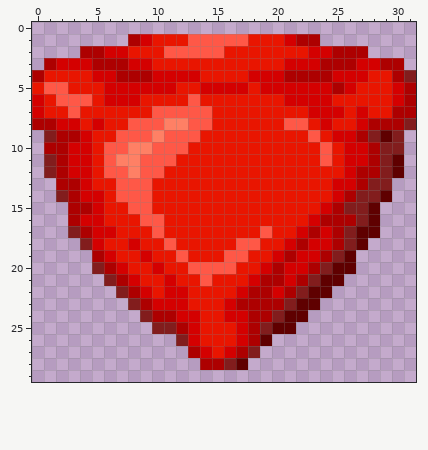
Pixel-art sprite: Assets/Sprites/Gemstones/Large/Trilliant_Large_Red.png. Above is the file before it was changed.
The file is 32x30 pixels.
After:
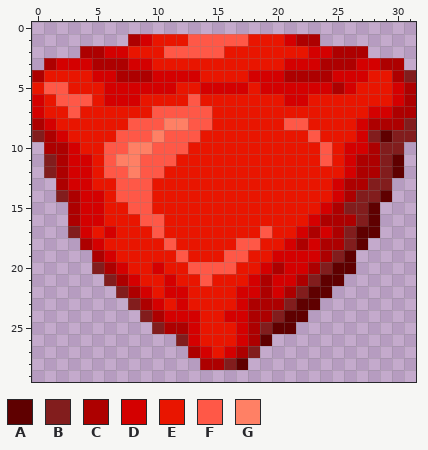
Palette (. is transparent): A #5f0000  B #821d1d  C #ad0000  D #d40000  E #e91500  F #ff5847  G #ff8065
Changes in this commit:
There is now colour B in row 9 at x 0 and 31.
The edit turns colour B into colour C in row 9 at x 1; in row 18 at x 4; in row 25 at x 11.
The edit turns colour D into colour C in row 11 at x 27; in row 13 at x 26; in row 18 at x 24.
The edit turns colour C into colour D in row 8 at x 1; in row 9 at x 2 and 27; in row 13 at x 3; in row 15 at x 4; in row 17 at x 4; in row 19 at x 21.
The edit turns colour C into colour D in row 21 at x 20; in row 22 at x 18; in row 23 at x 17; in row 24 at x 11.
The edit turns colour E into colour D in row 7 at x 28 to 29.
The edit turns colour C into colour E in row 9 at x 3.
The edit turns colour D into colour E in row 6 at x 23 to 24; in row 7 at x 23 to 25 and 27; in row 8 at x 2 to 3, 5 and 24; in row 9 at x 4 and 25 to 26; in row 10 at x 4; in row 17 at x 5.
The edit turns colour D into colour E in row 18 at x 8; in row 19 at x 9; in row 23 at x 11 and 16.
Changed places in both pictures, as pixel boxes (x1, y1, x2, y2):
changed: (308, 94, 416, 190)
changed: (32, 118, 176, 334)
changed: (224, 238, 332, 310)
